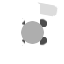
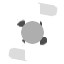
The second 64x64 image is a revision of the first. Changes to its layers:
added layer "Pasted Layer" above "Pasted Layer #2" over (8, 47, 28, 62)
added layer "Pasted Layer #6" above "Pasted Layer #5" over (17, 19, 42, 28)
hid "Layer #4" over (22, 18, 47, 27)
